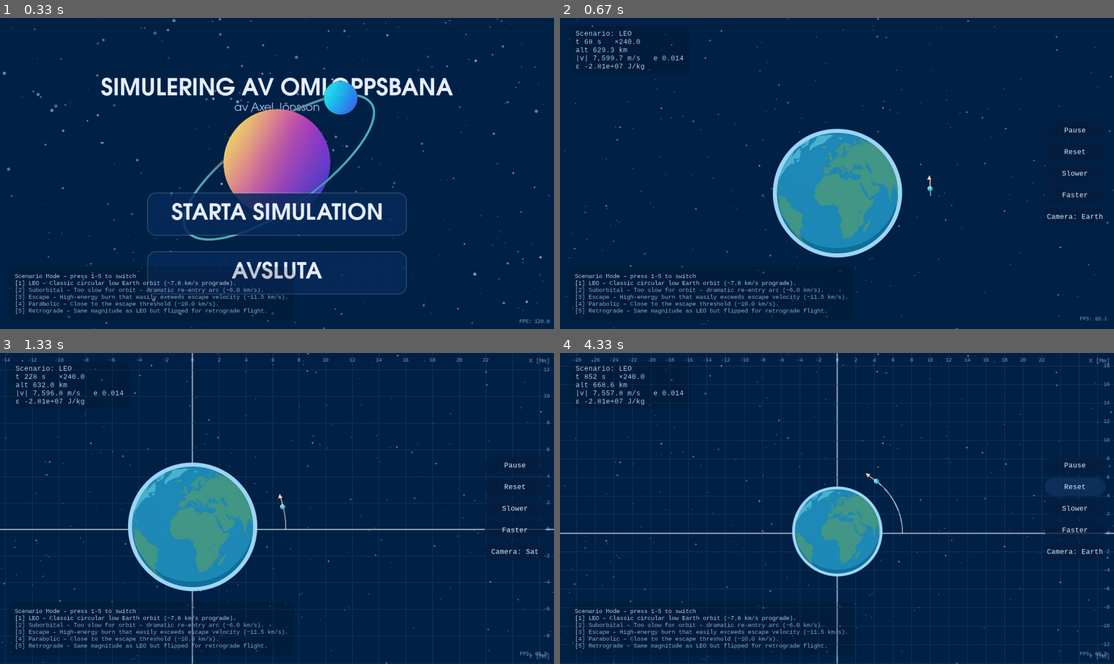
Above: before the commit, frames 1-4 (two rows, left to right).
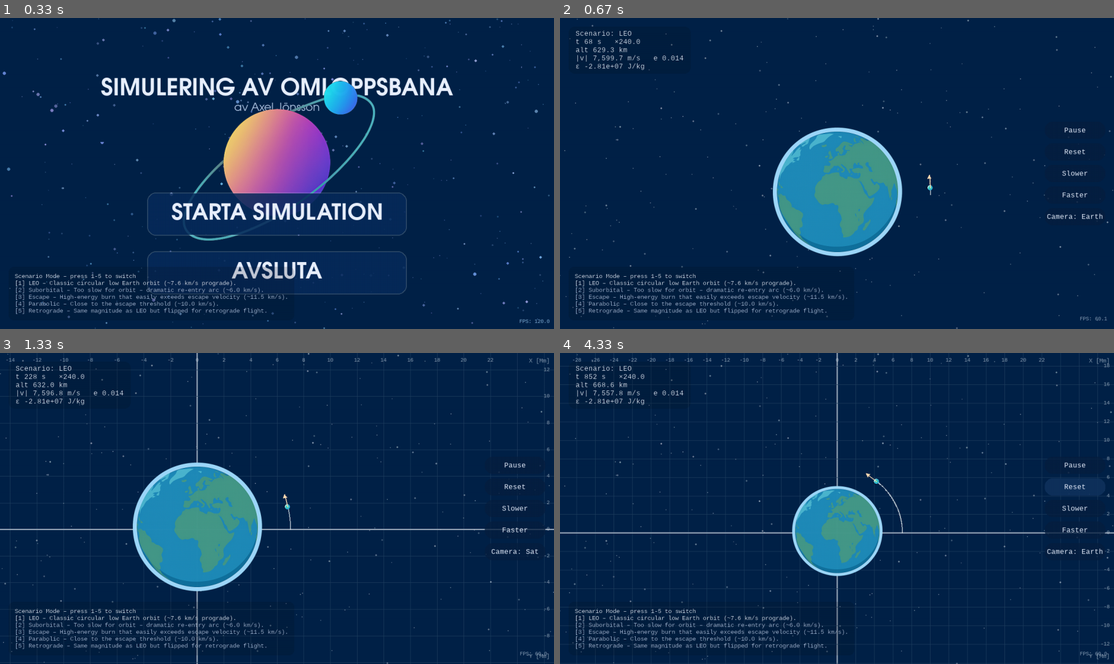
Above: after the commit, the same moments.

Repository: askel-dev/gymnasiearbete-omloppsbana
Game: pygame game, started from src/orbit_pygame.py
The game is run twice, just before and just after one commit, with the same random seed, the same clock (stepped at 60 frames per second) and the same inputs.
Inputs (mouse positions are in pixels of both pictures, inside the frame that each line leads up to):
- Up to frame 1 (0.33 s): no input
- Up to frame 2 (0.67 s): press the mouse at (837, 213) at 0.37 s; move the mouse to (842, 238) at 0.47 s; release the mouse at (853, 263) at 0.6 s
- Up to frame 3 (1.33 s): tap G at 0.67 s; tap C at 1 s
- Up to frame 4 (4.33 s): click "Reset" at 1.38 s; hold Right 1.67-2.13 s; tap Space at 1.73, 2.03, 2.23, 2.57, 2.87, 3.07, 3.37, 3.63, 3.97, 4.27 s; tap G at 1.82, 3.15 s; hold Up 2.17-2.47 s; tap - at 2.32, 3.72 s; hold Right 2.5-2.97 s; hold Left 3-3.53 s; hold Down 3.57-3.87 s; hold Left 3.9-4.3 s

Frame 1 is identical in both runs. In frame 2, 1.1% of the frame differs, in the area x 0-99%, y 0-100%; in frame 3, 3.6%, in the area x 0-100%, y 0-100%; in frame 4, 0.9%.

Commit message:
Revert "Improve camera smoothing responsiveness"

Diff:
--- a/src/orbit_pygame.py
+++ b/src/orbit_pygame.py
@@ -798,8 +798,6 @@
 PIXELS_PER_METER = compute_pixels_per_meter(WIDTH, HEIGHT)
 MIN_PPM = 1e-7
 MAX_PPM = 1e-2
-CAMERA_FOLLOW_RATE = 8.0
-ZOOM_SMOOTH_RATE = 6.0
 
 # =======================
 #   HJÄLPMETODER
@@ -1786,16 +1784,6 @@
         now = time.perf_counter()
         frame_dt_real = now - last_time
         last_time = now
-        zoom_alpha = clamp(
-            1.0 - math.exp(-frame_dt_real * ZOOM_SMOOTH_RATE),
-            0.0,
-            1.0,
-        )
-        follow_alpha = clamp(
-            1.0 - math.exp(-frame_dt_real * CAMERA_FOLLOW_RATE),
-            0.0,
-            1.0,
-        )
         sim_dt_target = frame_dt_real * real_time_speed
         accumulator += sim_dt_target
 
@@ -1953,7 +1941,7 @@
         CURRENT_HUD_ALPHA = clamp(CURRENT_HUD_ALPHA, 0.0, HUD_TEXT_ALPHA_BASE)
 
         # Smooth zoom mot mål
-        ppm += (ppm_target - ppm) * zoom_alpha
+        ppm += (ppm_target - ppm) * 0.1
         ppm = clamp(ppm, MIN_PPM, MAX_PPM)
 
         # Kamera-targets
@@ -1964,7 +1952,7 @@
             camera_target[:] = (r[0], r[1])
         else:
             camera_target[:] = camera_center
-        camera_center += (camera_target - camera_center) * follow_alpha
+        camera_center += (camera_target - camera_center) * 0.1
 
         # Bakgrund
         screen.fill(background_color)
